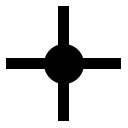
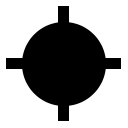
Revision of a layered w=128, h=128 image; what changed, layer by layer:
painted on "Ellipse 1" over bbox(22, 22, 106, 106)
